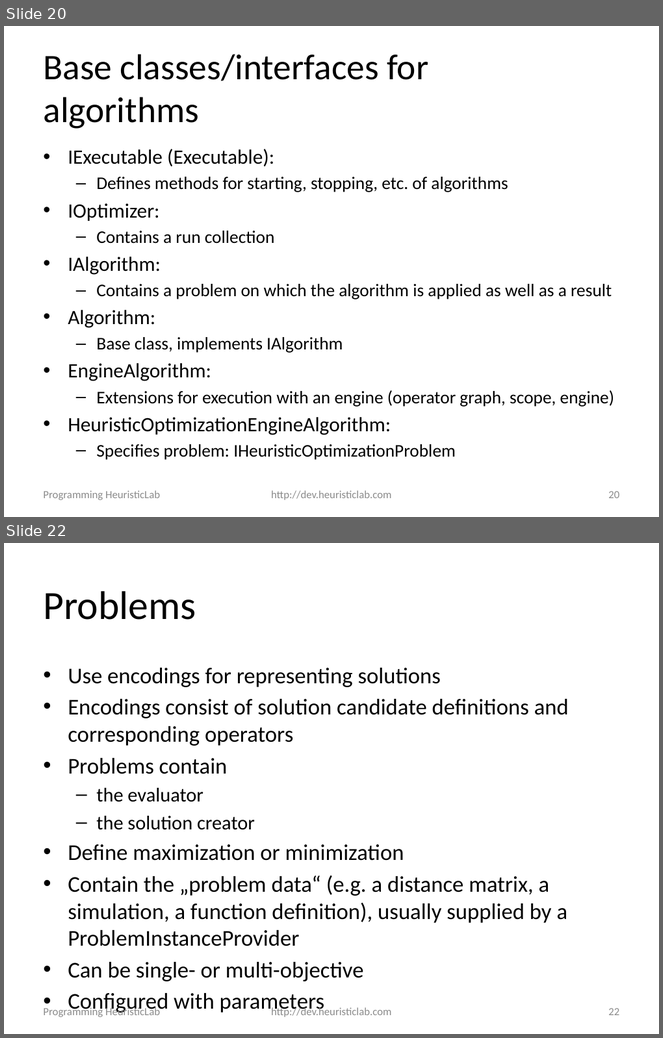
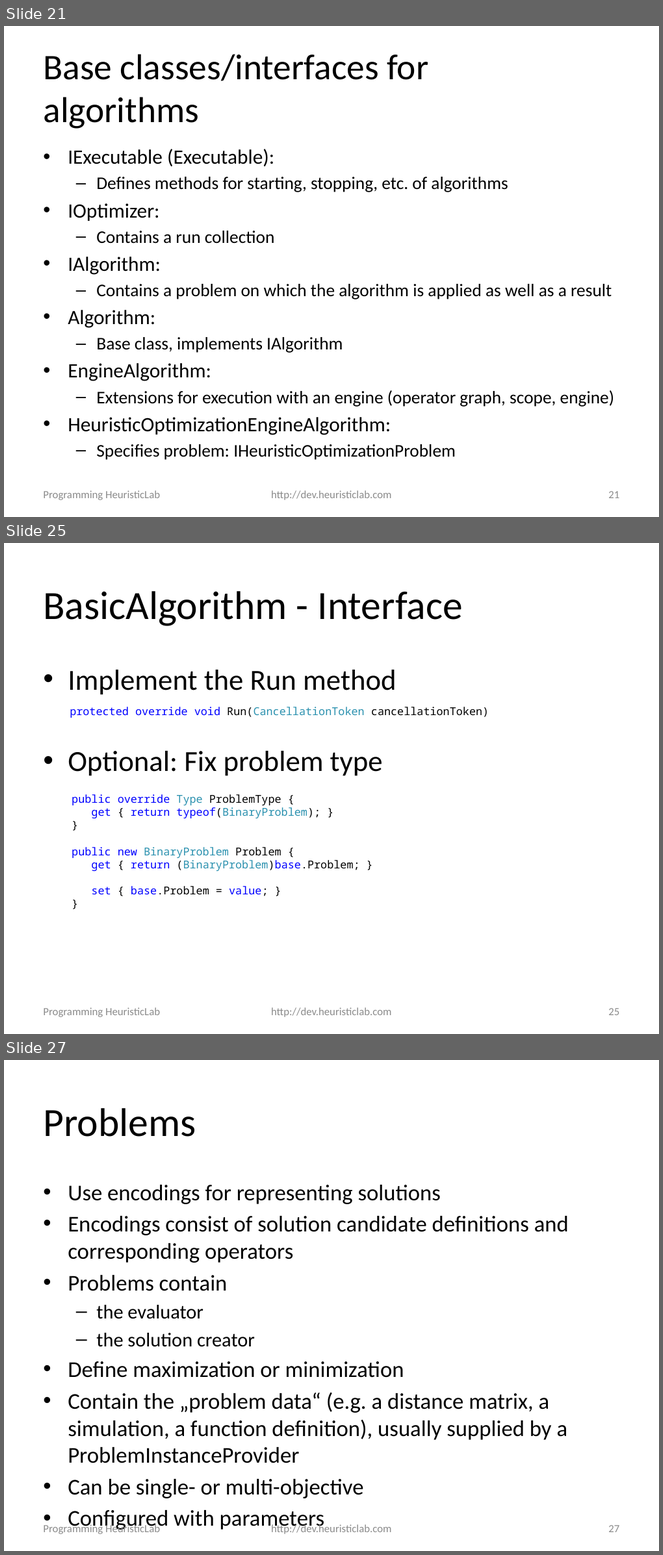
Before and after one commit to heal-research/HeuristicLab, a slide deck: documentation/Tutorials/Programming HeuristicLab - Algorithms and Problems.pptx. Shown one above the other, each under a label of ours: slides 20 and 22 before the commit, slides 21, 25 and 27 after it; the slides between them are not shown. The pictures are 663x1038 and 663x1555 pixels, drawn with LibreOffice and Linux fonts; fonts in the diff are those of the drawing; background and template pictures are left out. Boxes give left, top, right and bottom in pixels: in the first picture for what was removed or moved away, otherwise in the second. Text is boxed around its words. In the diff, an @@ line names an element or a change of style, - is before the commit and + after.

Commit message:
#2317 added slides for basic alg/problem to Programming HL tutorial

```diff
--- a/documentation/Tutorials/Programming HeuristicLab - Algorithms and Problems.pptx
+++ b/documentation/Tutorials/Programming HeuristicLab - Algorithms and Problems.pptx
@@ slide 25 added at box(4, 543, 659, 1034), background #FFFFFF @@
@@ title added at box(43, 591, 463, 626), 44 pt, text #000000 @@
+BasicAlgorithm - Interface
@@ text added at box(68, 670, 397, 776), 32 pt, text #000000 @@
+• Implement the Run method
+• Optional: Fix problem type
@@ text added at box(70, 707, 489, 718), 12 pt, text #000000 @@
+protected override void Run(CancellationToken cancellationToken)
@@ text added at box(72, 795, 360, 897), 12 pt, text #0000FF @@
+public override Type ProblemType {
+get { return typeof(BinaryProblem); }
+}
+public new BinaryProblem Problem {
+get { return (BinaryProblem)base.Problem; }
+set { base.Problem = value; }
+}
@@ text added at box(43, 1008, 160, 1017), 12 pt, text #8C8C8C @@
+Programming HeuristicLab
@@ text added at box(271, 1008, 392, 1017), 12 pt, text #8C8C8C @@
+http://dev.heuristiclab.com
@@ page number added at box(608, 1008, 620, 1016), 12 pt, text #8C8C8C @@
+25
@@ what was slide 20 is now slide 21 @@
@@ page number at box(608, 491, 620, 499): text changed @@
-20
+21
@@ what was slide 22 is now slide 27 @@
@@ page number at box(608, 1525, 620, 1533): text changed @@
-22
+27
```
Also in this commit, not shown: 4 slides changed, 9 other slides added, 1 other file.
